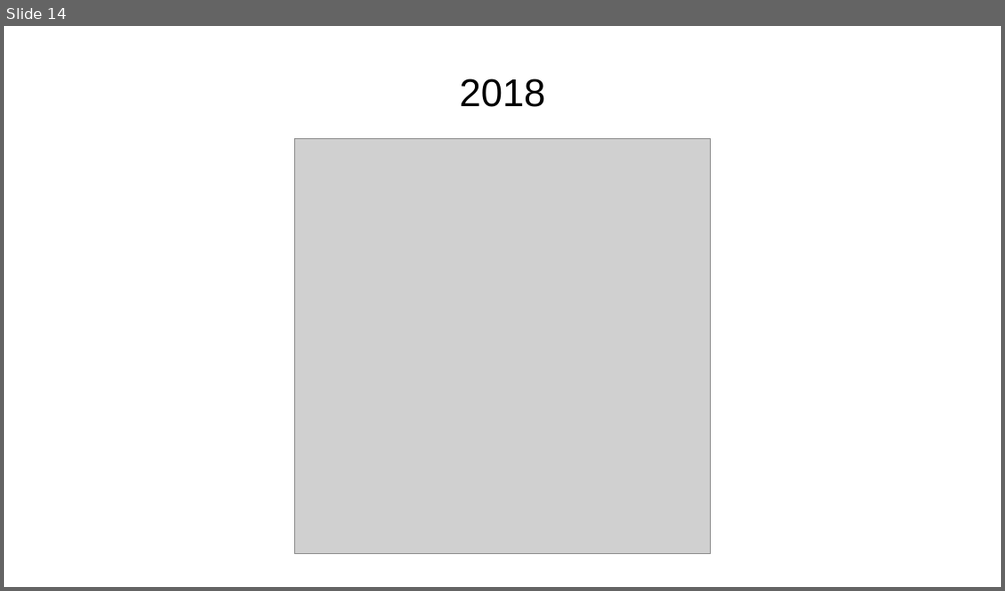
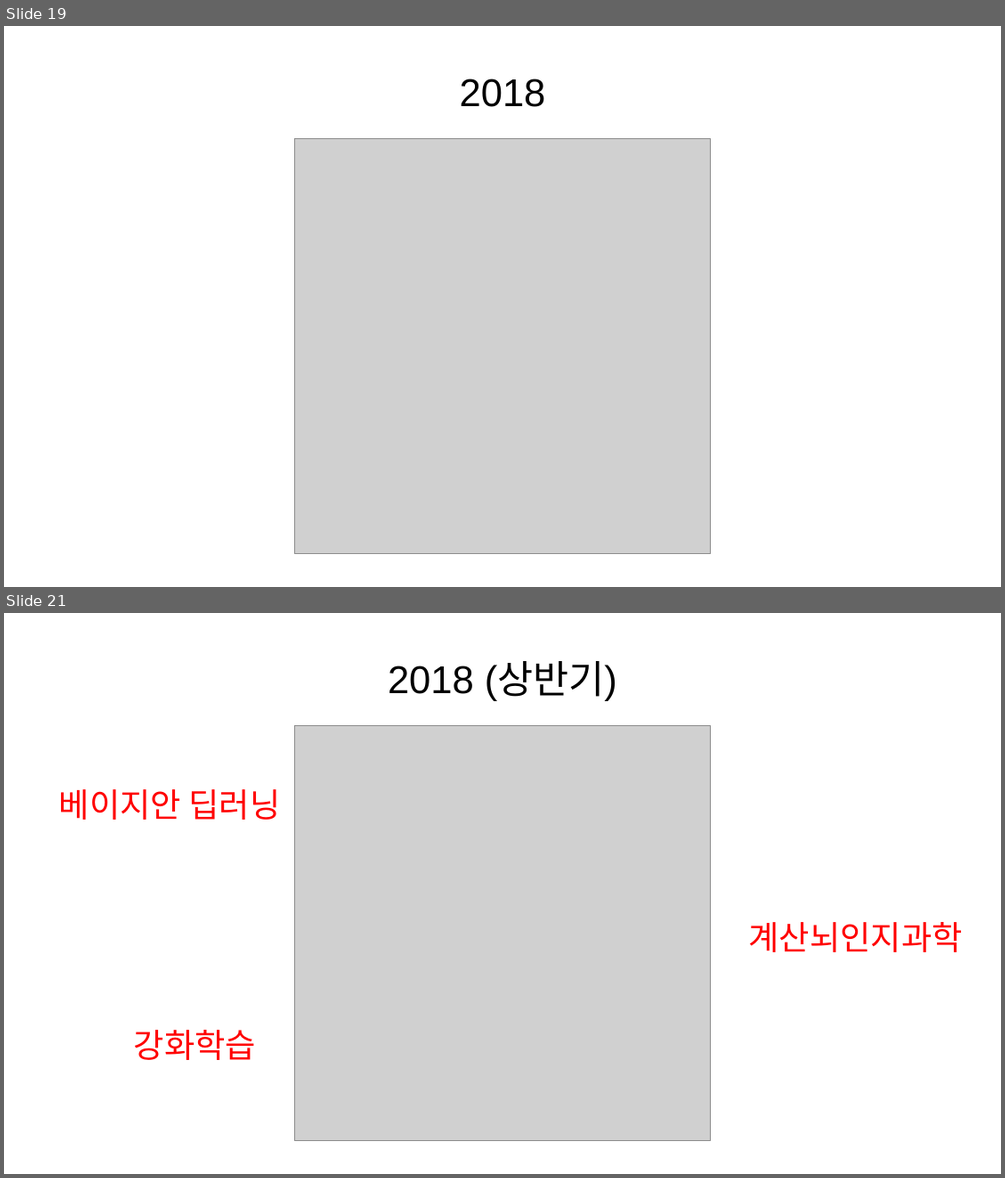
Before and after one commit to KaggleBreak/studybreak, a slide deck: 2017/presentation/study/싸이그래머_소개_스터디뽀개기2017.pptx. Shown one above the other, each under a label of ours: slide 14 before the commit, slides 19 and 21 after it; the slides between them are not shown. The pictures are 1005x591 and 1005x1178 pixels, drawn with LibreOffice and Linux fonts; fonts in the diff are those of the drawing; grey boxes stand for pictures. Boxes give left, top, right and bottom in pixels: in the first picture for what was removed or moved away, otherwise in the second. Text is boxed around its words. In the diff, an @@ line names an element or a change of style, - is before the commit and + after.

```diff
--- a/2017/presentation/study/싸이그래머_소개_스터디뽀개기2017.pptx
+++ b/2017/presentation/study/싸이그래머_소개_스터디뽀개기2017.pptx
@@ slide 21 added at (4, 613, 1001, 1174), background #FFFFFF @@
@@ title added at (388, 662, 617, 701), 28 pt, text #000000 @@
+2018 (상반기)
@@ picture added at (295, 726, 711, 1142) @@
@@ text added at (59, 789, 281, 819), 24 pt, text #FF0000 @@
+베이지안 딥러닝
@@ text added at (748, 922, 962, 952), 24 pt, text #FF0000 @@
+계산뇌인지과학
@@ text added at (134, 1030, 256, 1060), 24 pt, text #FF0000 @@
+강화학습
@@ what was slide 14 is now slide 19 @@
```
Also in this commit, not shown: 4 slides changed, 15 other slides added, 7 other files.
